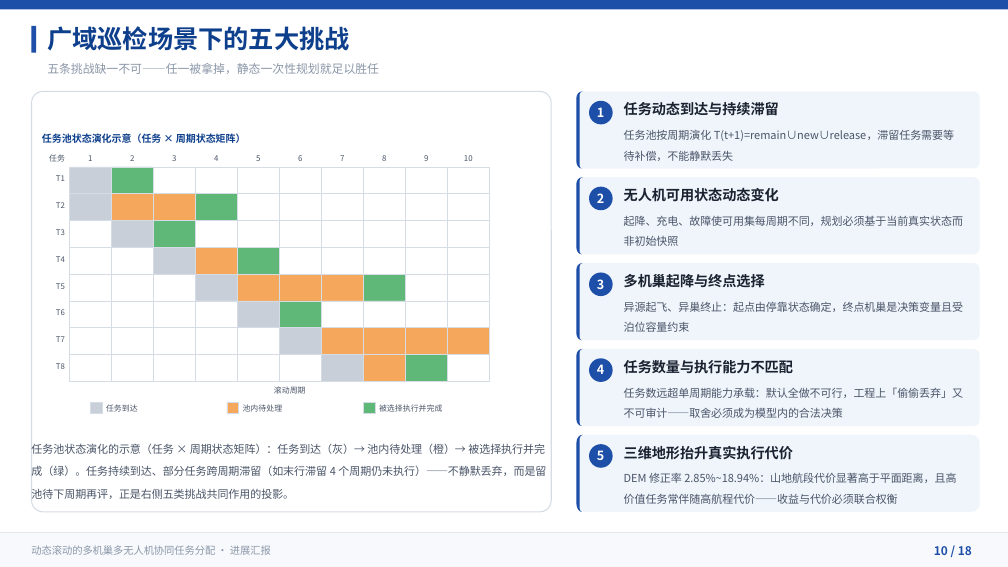
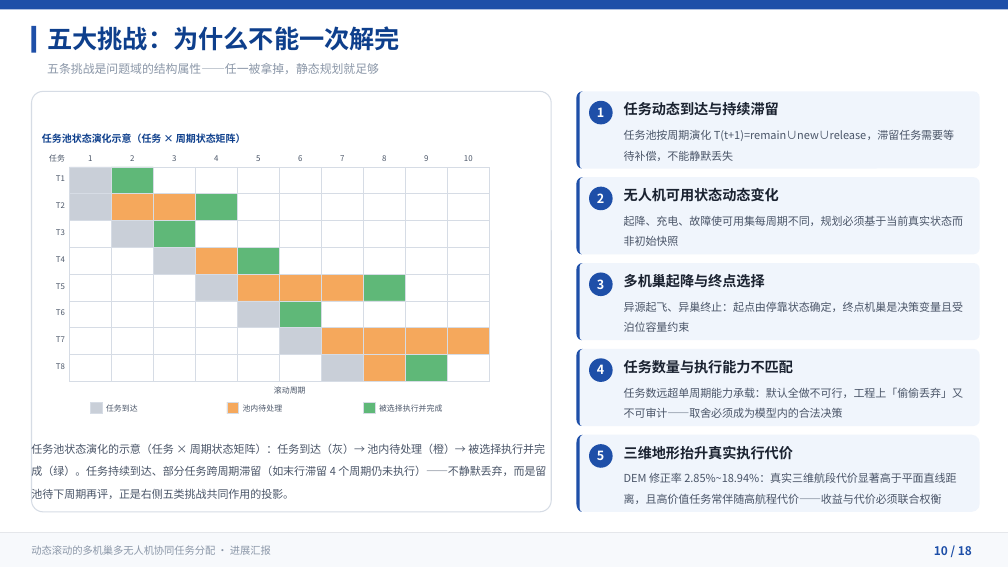
Before and after one commit to 909347194/ExperimentForGraduation, a slide deck: slide 10 of UAV协同任务分配方法-进展汇报/UAV协同任务分配方法-进展汇报.pptx. Drawn at 1008x567 pixels with LibreOffice and Linux fonts; fonts in the diff are those of the drawing. Boxes give left, top, right and bottom in pixels: in the first picture for what was removed or moved away, otherwise in the second. Text is boxed around its words. In the diff, an @@ line names an element or a change of style, - is before the commit and + after.

Commit message:
docs(进展汇报): P9/P10 去场景化，挑战改为问题域口径并补文献旁证
- P10 标题「广域巡检场景下的五大挑战」→「五大挑战：为什么不能一次解完」，
  副标题点明五条挑战是问题域的结构属性；挑战 5 去掉山地措辞
- P9 章扉描述段去掉「广域巡检场景中」，与 P3–P8 的框架定位保持一致
- P10 备注写入五条挑战 × 文献旁证（Alqefari & Menai 2025 Drones 9(1):75 /
  IJSIR 13(1) / CSMS 2021 / Drones 9(8):530），P6 备注补「为何用巡检数据举证」
- 全 deck 巡检表述扫描：现存 6 处全部正当（场景线 / 文献 / 举证 / 诚实声明）

```diff
--- a/UAV协同任务分配方法-进展汇报/UAV协同任务分配方法-进展汇报.pptx
+++ b/UAV协同任务分配方法-进展汇报/UAV协同任务分配方法-进展汇报.pptx
@@ text at (47,26,400,51): text changed @@
-广域巡检场景下的五大挑战
+五大挑战：为什么不能一次解完
@@ text at (47,63,379,74): text changed @@
-五条挑战缺一不可——任一被拿掉，静态一次性规划就足以胜任
+五条挑战是问题域的结构属性——任一被拿掉，静态规划就足够
@@ text at (624,473,956,504): text changed @@
-DEM 修正率 2.85%~18.94%：山地航段代价显著高于平面距离，且高价值任务常伴随高航程代价——收益与代价必须联合权衡
+DEM 修正率 2.85%~18.94%：真实三维航段代价显著高于平面直线距离，且高价值任务常伴随高航程代价——收益与代价必须联合权衡
```
Also in this commit, not shown: 1 other slide changed, 1 other file.
